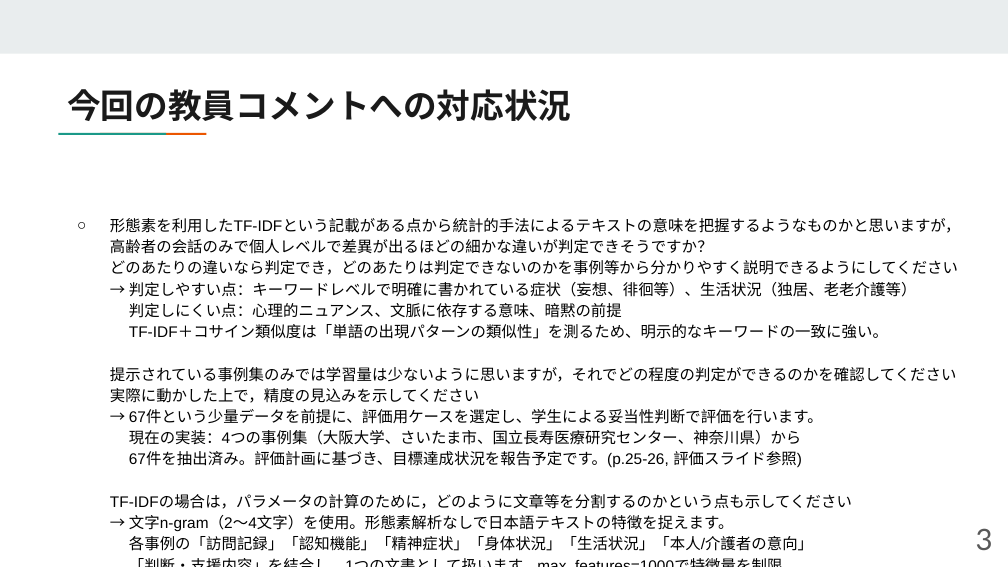
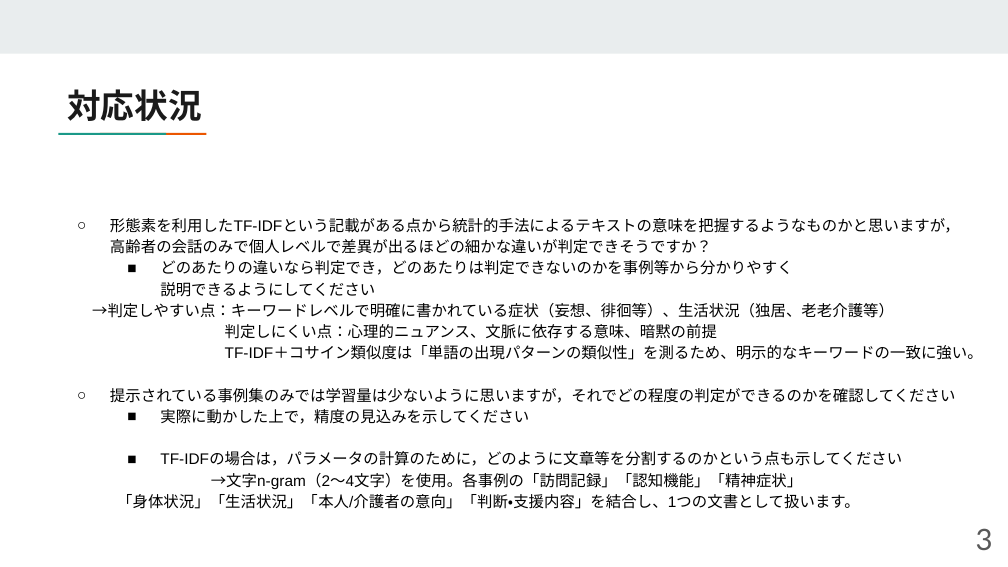
Before and after one commit to UMEZAWADAN/SD-5, a slide deck: slide 3 of SD-5.pptx (slide 6 before the commit). Drawn at 1008x567 pixels with LibreOffice and Linux fonts; fonts in the diff are those of the drawing. Boxes give left, top, right and bottom in pixels: in the first picture for what was removed or moved away, otherwise in the second. Text is boxed around its words. In the diff, an @@ line names an element or a change of style, - is before the commit and + after.

```diff
--- a/SD-5.pptx
+++ b/SD-5.pptx
@@ title removed at <box>67,89,571,121</box> @@
-今回の教員コメントへの対応状況
@@ title added at <box>67,89,201,121</box>, 24 pt, text #1A1A1A, bold @@
+対応状況
@@ text at <box>92,218,983,509</box>: text changed @@
-  ○ 形態素を利用したTF-IDFという記載がある点から統計的手法によるテキストの意味を把握するようなものかと思いますが，
-    高齢者の会話のみで個人レベルで差異が出るほどの細かな違いが判定できそうですか？
-    どのあたりの違いなら判定でき，どのあたりは判定できないのかを事例等から分かりやすく説明できるようにしてください
-    → 判定しやすい点：キーワードレベルで明確に書かれている症状（妄想、徘徊等）、生活状況（独居、老老介護等）
-    判定しにくい点：心理的ニュアンス、文脈に依存する意味、暗黙の前提
-    TF-IDF＋コサイン類似度は「単語の出現パターンの類似性」を測るため、明示的なキーワードの一致に強い。
-    提示されている事例集のみでは学習量は少ないように思いますが，それでどの程度の判定ができるのかを確認してください
-    実際に動かした上で，精度の見込みを示してください
-    → 67件という少量データを前提に、評価用ケースを選定し、学生による妥当性判断で評価を行います。
-    現在の実装：4つの事例集（大阪大学、さいたま市、国立長寿医療研究センター、神奈川県）から
-    67件を抽出済み。評価計画に基づき、目標達成状況を報告予定です。(p.25-26, 評価スライド参照)
-    TF-IDFの場合は，パラメータの計算のために，どのように文章等を分割するのかという点も示してください
-    → 文字n-gram（2〜4文字）を使用。形態素解析なしで日本語テキストの特徴を捉えます。
-    各事例の「訪問記録」「認知機能」「精神症状」「身体状況」「生活状況」「本人/介護者の意向」
-    「判断・支援内容」を結合し、1つの文書として扱います。max_features=1000で特徴量を制限。
+  ○ 形態素を利用したTF-IDFという記載がある点から統計的手法によるテキストの意味を把握するようなものかと思いますが，
+高齢者の会話のみで個人レベルで差異が出るほどの細かな違いが判定できそうですか？
+    ■ どのあたりの違いなら判定でき，どのあたりは判定できないのかを事例等から分かりやすく
+説明できるようにしてください
+→判定しやすい点：キーワードレベルで明確に書かれている症状（妄想、徘徊等）、生活状況（独居、老老介護等）
+判定しにくい点：心理的ニュアンス、文脈に依存する意味、暗黙の前提
+TF-IDF＋コサイン類似度は「単語の出現パターンの類似性」を測るため、明示的なキーワードの一致に強い。
+  ○ 提示されている事例集のみでは学習量は少ないように思いますが，それでどの程度の判定ができるのかを確認してください
+    ■ 実際に動かした上で，精度の見込みを示してください
+    ■ TF-IDFの場合は，パラメータの計算のために，どのように文章等を分割するのかという点も示してください
+→文字n-gram（2〜4文字）を使用。各事例の「訪問記録」「認知機能」「精神症状」
+「身体状況」「生活状況」「本人/介護者の意向」「判断・支援内容」を結合し、1つの文書として扱います。
```
Also in this commit, not shown: 16 other slides changed, 10 slides added, 3 slides removed.
